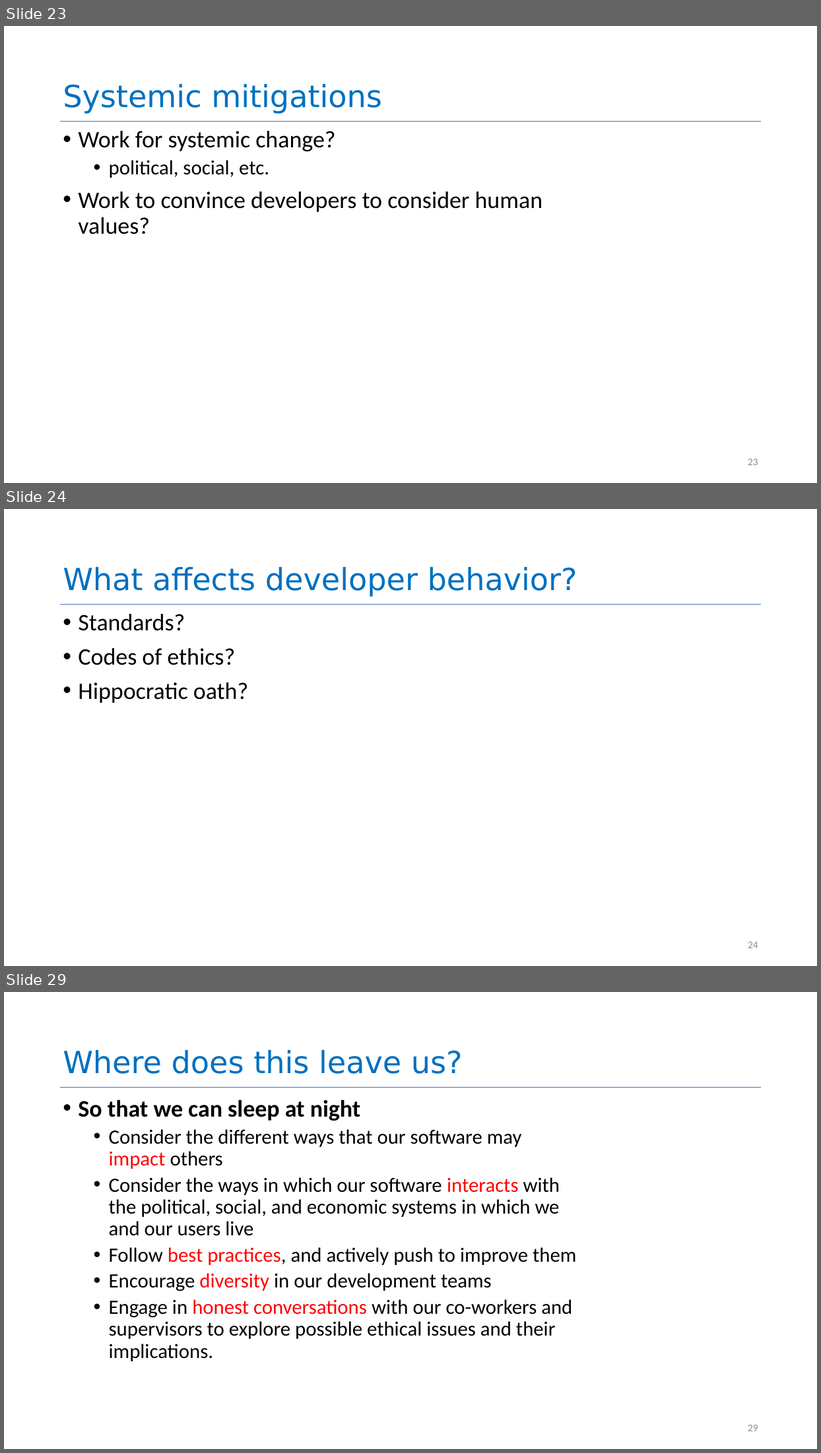
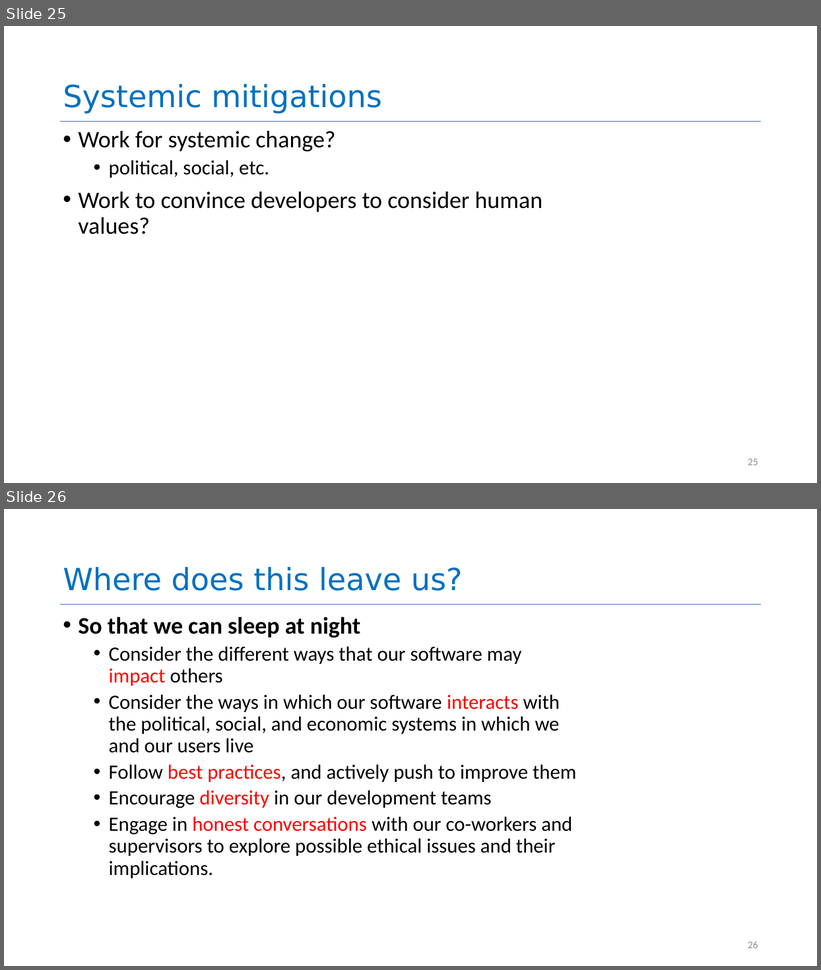
Before and after one commit to neu-se/CS4530-Fall-2025, a slide deck: Slides/Module 16A Engineering Ethical Software.pptx. Shown one above the other, each under a label of ours: slides 23, 24 and 29 before the commit, slides 25 and 26 after it; the slides between them are not shown. The pictures are 821x1453 and 821x970 pixels, drawn with LibreOffice and Linux fonts; fonts in the diff are those of the drawing. Boxes give left, top, right and bottom in pixels: in the first picture for what was removed or moved away, otherwise in the second. Text is boxed around its words. In the diff, an @@ line names an element or a change of style, - is before the commit and + after.

```diff
--- a/Slides/Module 16A Engineering Ethical Software.pptx
+++ b/Slides/Module 16A Engineering Ethical Software.pptx
@@ slide 24 removed at (4, 509, 817, 966), background #FFFFFF; not listed: 1 template element that a slide beside it also shows @@
@@ title removed at (63, 567, 578, 597) @@
-What affects developer behavior?
@@ text removed at (78, 614, 248, 703) @@
-• Standards?
-• Codes of ethics?
-• Hippocratic oath?
@@ page number removed at (748, 942, 758, 949) @@
-24
@@ what was slide 23 is now slide 25 @@
@@ page number at (748, 459, 758, 466): text changed @@
-23
+25
@@ what was slide 29 is now slide 26 @@
@@ page number at (748, 942, 758, 949): text changed @@
-29
+26
```
Also in this commit, not shown: 2 slides changed, 7 slides added, 9 other slides removed, 1 other file.
